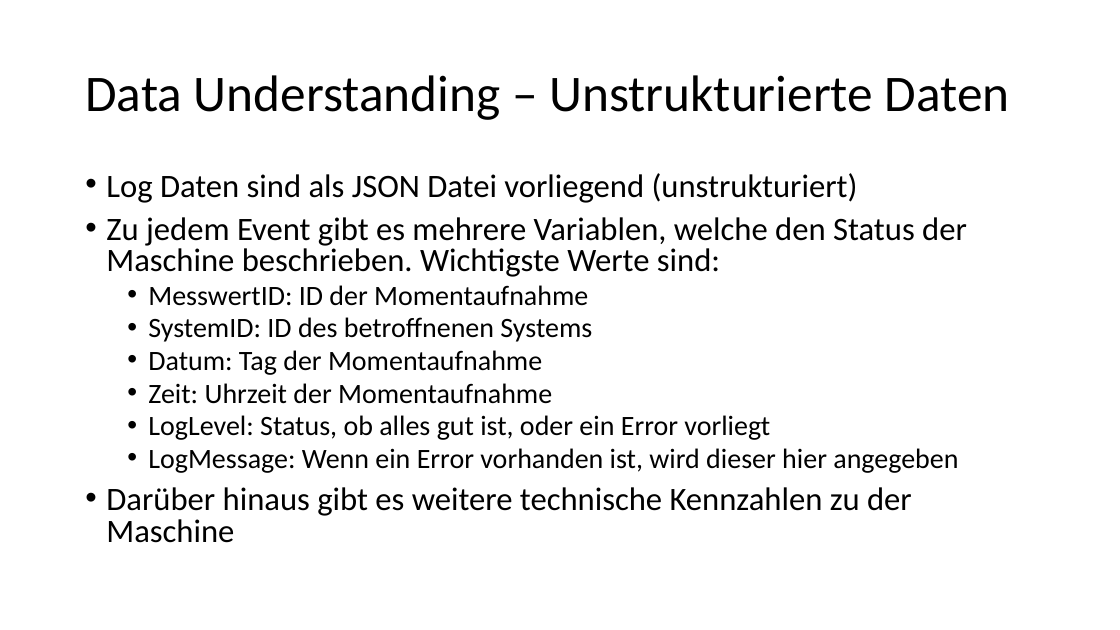
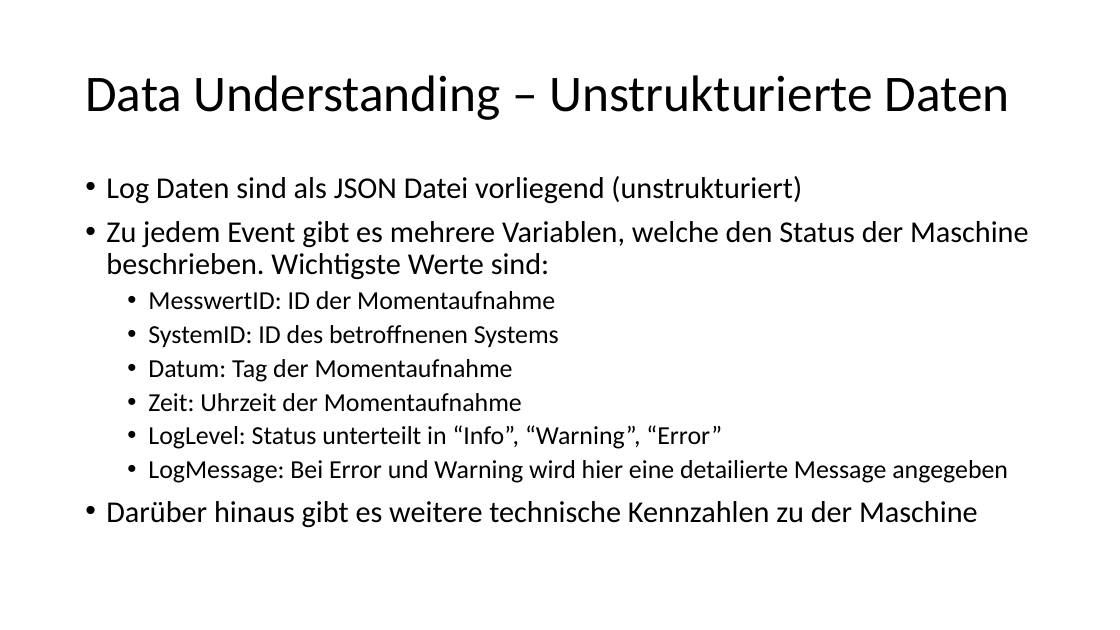
Before and after one commit to Flitschi7/big-data-management, a slide deck: slide 6 of Organisational/Dokumentation HHZ Rocket Project.pptx. Drawn at 1120x630 pixels with LibreOffice and Linux fonts; fonts in the diff are those of the drawing. Boxes give left, top, right and bottom in pixels: in the first picture for what was removed or moved away, otherwise in the second. Text is boxed around its words. In the diff, an @@ line names an element or a change of style, - is before the commit and + after.

```diff
--- a/Organisational/Dokumentation HHZ Rocket Project.pptx
+++ b/Organisational/Dokumentation HHZ Rocket Project.pptx
@@ text at bbox=[106, 176, 1029, 528]: size 28 to 25.9 pt in "Log Daten sind als JSON Datei vorliegend ...", "Zu jedem Event gibt es mehrere Variablen, ...", "Darüber hinaus gibt es weitere technische Kennzahlen ..."; size 24 to 22.2 pt in "MesswertID: ID der Momentaufnahme", "SystemID: ID des betroffnenen Systems", "Datum: Tag der Momentaufnahme", "Zeit: Uhrzeit der Momentaufnahme"; line spacing 0.8 to 0.9 @@
@@ text at bbox=[148, 425, 1008, 483]: text changed; size 24 to 22.2 pt @@
-  • LogLevel: Status, ob alles gut ist, oder ein Error vorliegt
-  • LogMessage: Wenn ein Error vorhanden ist, wird dieser hier angegeben
+  • LogLevel: Status unterteilt in “Info”, “Warning”, “Error”
+  • LogMessage: Bei Error und Warning wird hier eine detailierte Message angegeben
```
Also in this commit, not shown: 7 other slides changed, 2 slides added, 2 other files.
